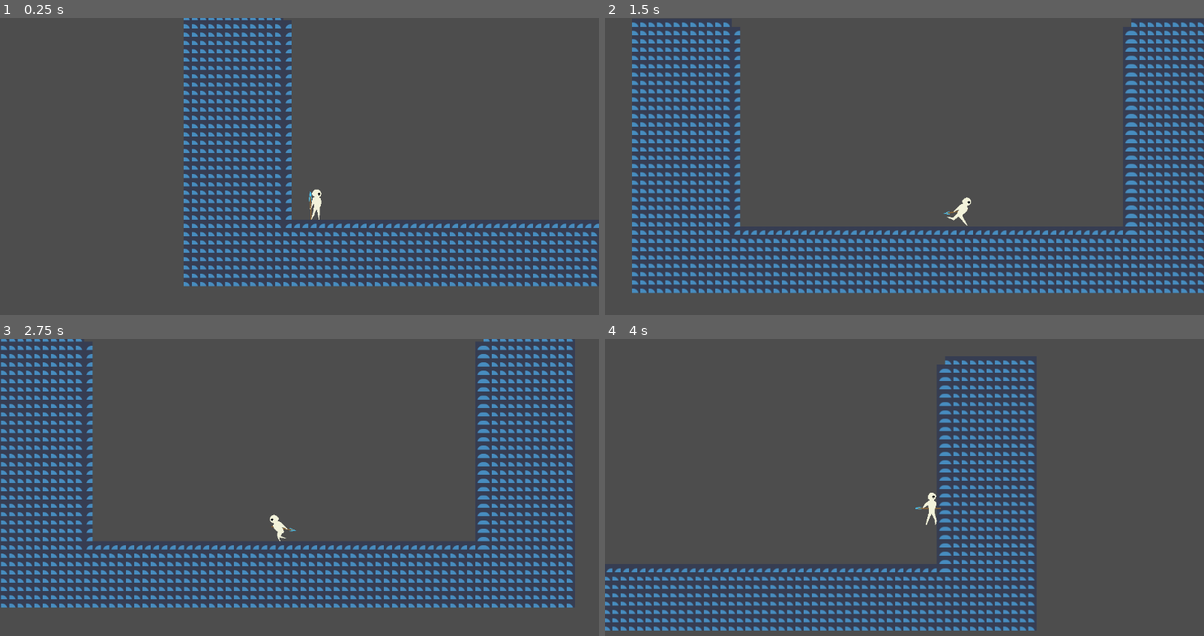
Above: before the commit, frames 1-4 (two rows, left to right).
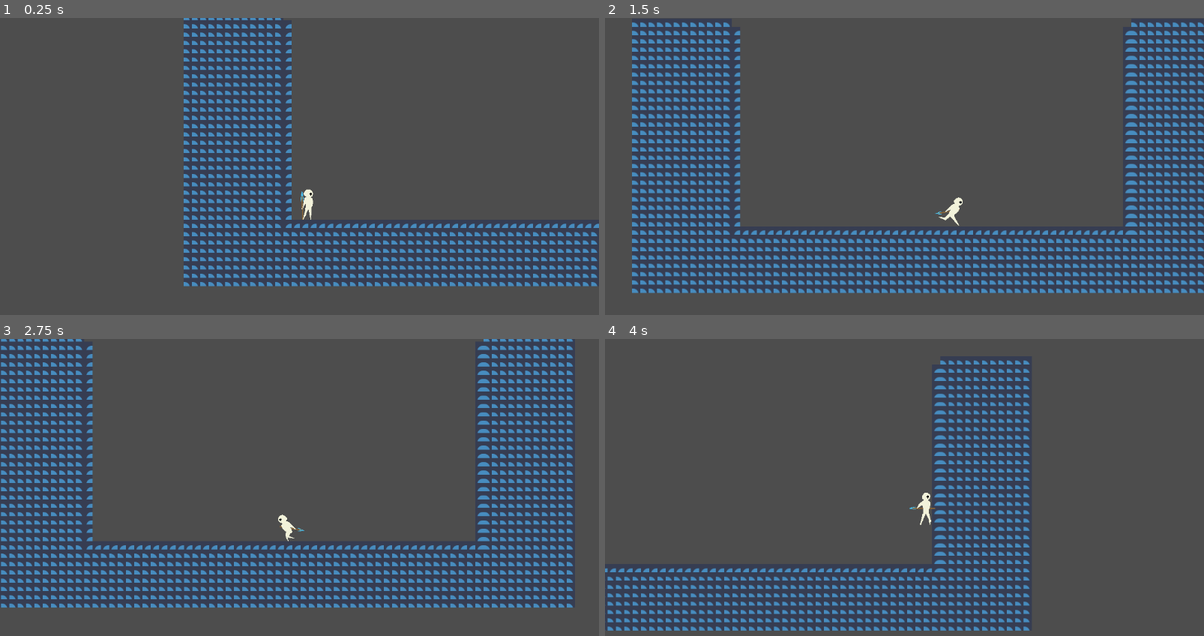
Above: after the commit, the same moments.

Repository: dittonjs/soul-singularity
Game: Godot game, scene res://scenes/test_level.tscn
Two runs of this game, one before a commit and one after it. Both use one fixed random seed, a clock stepped at 60 frames per second and the inputs below. The engine's default icon, where the game draws it, is replaced by a stand-in: a white triangle on a blue panel in a dark square.
Inputs:
- Up to frame 1 (0.25 s): no input
- Up to frame 2 (1.5 s): tap Enter at 0.5 s; hold Right (ui_right) from 0.53 s (still down); tap Up (ui_up) at 0.77 s
- Up to frame 3 (2.75 s): tap Up (ui_up) at 1.52 s; release Right (ui_right) at 2.03 s; hold Left (ui_left) from 2.03 s (still down)
- Up to frame 4 (4 s): release Left (ui_left) at 2.78 s; hold Right (ui_right) from 2.78 s (still down); tap Up (ui_up) at 3.02, 3.77 s

The runs differ from the first frame. In frame 1, 0.2% of the frame differs, in the area x 50-54%, y 57-68%; in frame 2, 0.2%; in frame 3, 0.2%; in frame 4, 11%, in the area x 0-72%, y 7-99%.

Commit message:
fixes animation and adds attack

Diff:
--- a/scenes/player.tscn
+++ b/scenes/player.tscn
@@ -1,50 +1,69 @@
-[gd_scene load_steps=15 format=3 uid="uid://0rg2toffl4bb"]
+[gd_scene load_steps=17 format=3 uid="uid://0rg2toffl4bb"]
 
 [ext_resource type="Texture2D" uid="uid://cbqbepuy86iwj" path="res://assets/main-character.png" id="1_3vyb7"]
 [ext_resource type="Script" uid="uid://ck8ug47a4q88i" path="res://scripts/player.gd" id="1_g2els"]
 
+[sub_resource type="AtlasTexture" id="AtlasTexture_3v2ag"]
+atlas = ExtResource("1_3vyb7")
+region = Rect2(960, 0, 96, 64)
+
+[sub_resource type="AtlasTexture" id="AtlasTexture_jej6c"]
+atlas = ExtResource("1_3vyb7")
+region = Rect2(1056, 0, 96, 64)
+
 [sub_resource type="AtlasTexture" id="AtlasTexture_g2els"]
 atlas = ExtResource("1_3vyb7")
-region = Rect2(0, 0, 64, 64)
+region = Rect2(0, 0, 96, 64)
 
 [sub_resource type="AtlasTexture" id="AtlasTexture_qhqgy"]
 atlas = ExtResource("1_3vyb7")
-region = Rect2(64, 0, 64, 64)
+region = Rect2(96, 0, 96, 64)
+
+[sub_resource type="AtlasTexture" id="AtlasTexture_dqkch"]
+atlas = ExtResource("1_3vyb7")
+region = Rect2(768, 0, 96, 64)
+
+[sub_resource type="AtlasTexture" id="AtlasTexture_qlg0r"]
+atlas = ExtResource("1_3vyb7")
+region = Rect2(864, 0, 96, 64)
+
+[sub_resource type="AtlasTexture" id="AtlasTexture_tuyoq"]
+atlas = ExtResource("1_3vyb7")
+region = Rect2(672, 0, 96, 64)
+
+[sub_resource type="AtlasTexture" id="AtlasTexture_fjrip"]
+atlas = ExtResource("1_3vyb7")
+region = Rect2(192, 0, 96, 64)
+
+[sub_resource type="AtlasTexture" id="AtlasTexture_smehm"]
+atlas = ExtResource("1_3vyb7")
+region = Rect2(288, 0, 96, 64)
 
 [sub_resource type="AtlasTexture" id="AtlasTexture_ur7pv"]
 atlas = ExtResource("1_3vyb7")
-region = Rect2(512, 0, 64, 64)
+region = Rect2(384, 0, 96, 64)
 
 [sub_resource type="AtlasTexture" id="AtlasTexture_y4r1p"]
 atlas = ExtResource("1_3vyb7")
-region = Rect2(576, 0, 64, 64)
+region = Rect2(480, 0, 96, 64)
 
 [sub_resource type="AtlasTexture" id="AtlasTexture_d2wvv"]
 atlas = ExtResource("1_3vyb7")
-region = Rect2(448, 0, 64, 64)
-
-[sub_resource type="AtlasTexture" id="AtlasTexture_dqkch"]
-atlas = ExtResource("1_3vyb7")
-region = Rect2(128, 0, 64, 64)
-
-[sub_resource type="AtlasTexture" id="AtlasTexture_qlg0r"]
-atlas = ExtResource("1_3vyb7")
-region = Rect2(192, 0, 64, 64)
-
-[sub_resource type="AtlasTexture" id="AtlasTexture_tuyoq"]
-atlas = ExtResource("1_3vyb7")
-region = Rect2(256, 0, 64, 64)
-
-[sub_resource type="AtlasTexture" id="AtlasTexture_fjrip"]
-atlas = ExtResource("1_3vyb7")
-region = Rect2(320, 0, 64, 64)
-
-[sub_resource type="AtlasTexture" id="AtlasTexture_smehm"]
-atlas = ExtResource("1_3vyb7")
-region = Rect2(384, 0, 64, 64)
+region = Rect2(576, 0, 96, 64)
 
 [sub_resource type="SpriteFrames" id="SpriteFrames_ur7pv"]
 animations = [{
+"frames": [{
+"duration": 1.0,
+"texture": SubResource("AtlasTexture_3v2ag")
+}, {
+"duration": 1.0,
+"texture": SubResource("AtlasTexture_jej6c")
+}],
+"loop": true,
+"name": &"attack",
+"speed": 7.0
+}, {
 "frames": [{
 "duration": 1.0,
 "texture": SubResource("AtlasTexture_g2els")
@@ -58,7 +77,7 @@
 }, {
 "frames": [{
 "duration": 1.0,
-"texture": SubResource("AtlasTexture_ur7pv")
+"texture": SubResource("AtlasTexture_dqkch")
 }],
 "loop": true,
 "name": &"jump_apex",
@@ -66,7 +85,7 @@
 }, {
 "frames": [{
 "duration": 1.0,
-"texture": SubResource("AtlasTexture_y4r1p")
+"texture": SubResource("AtlasTexture_qlg0r")
 }],
 "loop": true,
 "name": &"jump_freefall",
@@ -74,7 +93,7 @@
 }, {
 "frames": [{
 "duration": 1.0,
-"texture": SubResource("AtlasTexture_d2wvv")
+"texture": SubResource("AtlasTexture_tuyoq")
 }],
 "loop": true,
 "name": &"jump_up",
@@ -82,19 +101,19 @@
 }, {
 "frames": [{
 "duration": 1.0,
-"texture": SubResource("AtlasTexture_dqkch")
-}, {
-"duration": 1.0,
-"texture": SubResource("AtlasTexture_qlg0r")
-}, {
-"duration": 1.0,
-"texture": SubResource("AtlasTexture_tuyoq")
-}, {
-"duration": 1.0,
 "texture": SubResource("AtlasTexture_fjrip")
 }, {
 "duration": 1.0,
 "texture": SubResource("AtlasTexture_smehm")
+}, {
+"duration": 1.0,
+"texture": SubResource("AtlasTexture_ur7pv")
+}, {
+"duration": 1.0,
+"texture": SubResource("AtlasTexture_y4r1p")
+}, {
+"duration": 1.0,
+"texture": SubResource("AtlasTexture_d2wvv")
 }],
 "loop": true,
 "name": &"run",
@@ -111,11 +130,12 @@
 texture_filter = 1
 position = Vector2(32, 32)
 sprite_frames = SubResource("SpriteFrames_ur7pv")
-animation = &"jump_freefall"
+animation = &"attack"
 autoplay = "idle"
+frame_progress = 0.28138798
 
 [node name="CollisionShape2D" type="CollisionShape2D" parent="."]
-position = Vector2(31, 36)
+position = Vector2(17, 36)
 shape = SubResource("CapsuleShape2D_qhqgy")
 
 [node name="GroundCheck" type="RayCast2D" parent="."]
--- a/scripts/player.gd
+++ b/scripts/player.gd
@@ -4,7 +4,6 @@
 
 var GRAVITY := 1000.0
 const WALK_SPEED := 200
-var released := false
 var state: PlayerState
 var state_factory: PlayerStateFactory
 var can_double_jump: bool = true
--- /dev/null
+++ b/scripts/player_states/attack_state.gd
@@ -0,0 +1,12 @@
+extends PlayerState
+
+
+class_name AttackState
+
+func _ready() -> void:
+    animated_sprite.play("attack")
+
+
+
+#func attack():
+    #change_state.call("attack")
--- a/scripts/player_states/double_jump_state.gd
+++ /dev/null
@@ -1 +0,0 @@
-extends Node
Binary file changed: assets/main-character.aseprite
Binary file changed: assets/main-character.png
Not shown, added: scripts/player_states/attack_state.gd.uid
Not shown, removed: scripts/player_states/double_jump_state.gd.uid
